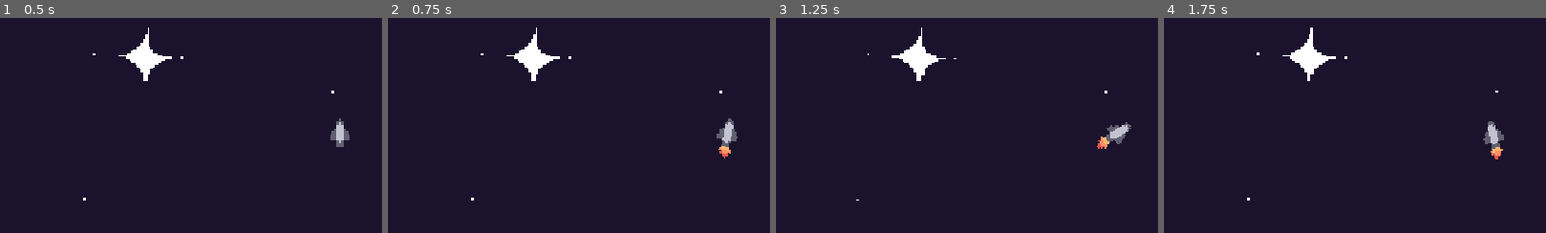
Above: before the commit, frames 1-4 (left to right).
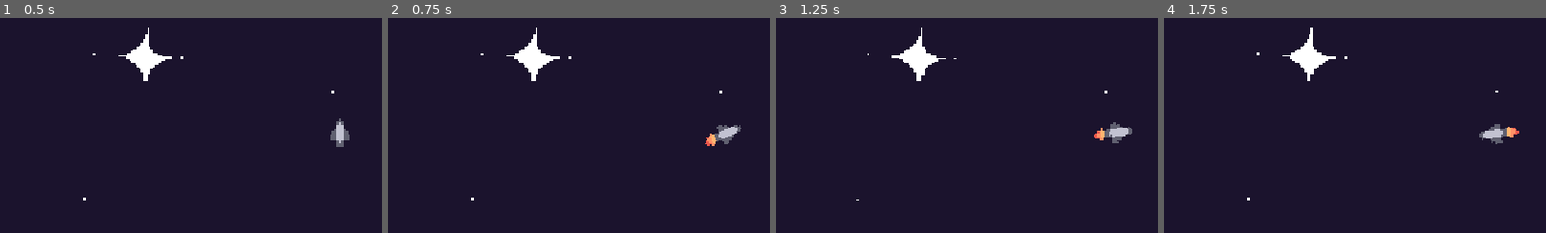
Above: after the commit, the same moments.

Repository: RedNinja17/8bitgamejam2026
Game: Godot game, scene res://scenes/game.tscn
Same seed, same stepped clock (60 frames per second), same inputs: the game is played once before the commit and once after it.
Inputs (mouse positions are % of the whole screen's width and height, from its top left):
- Up to frame 1 (0.5 s): no input
- Up to frame 2 (0.75 s): tap Enter at 0.5 s; move the mouse to (72, 45) at 0.52 s; click (72, 45) at 0.67 s
- Up to frame 3 (1.25 s): no input
- Up to frame 4 (1.75 s): move the mouse to (30, 55) at 1.27 s; click (30, 55) at 1.42 s
The pictures show only the part of the screen within x 6-56%, y 23-73%; the shares and areas given below are measured in that part.

Frame 1 is identical in both runs. In frame 2, 0.6% of the frame differs, in the area x 83-93%, y 46-66%; in frame 3, 0.4%; in frame 4, 0.7%, in the area x 82-93%, y 48-66%.

Commit message:
bumped turn speed lots

Diff:
--- a/space-game/scripts/player.gd
+++ b/space-game/scripts/player.gd
@@ -3,7 +3,7 @@
 const ACEL_DUR = 3.0 #s
 const DECEL_RATE = 300.0
 var accel_time = 0;
-const TURN_SPEED = 2.0
+const TURN_SPEED = 20.0
 var speed = 0.0
 var target = Vector2.ZERO
 
